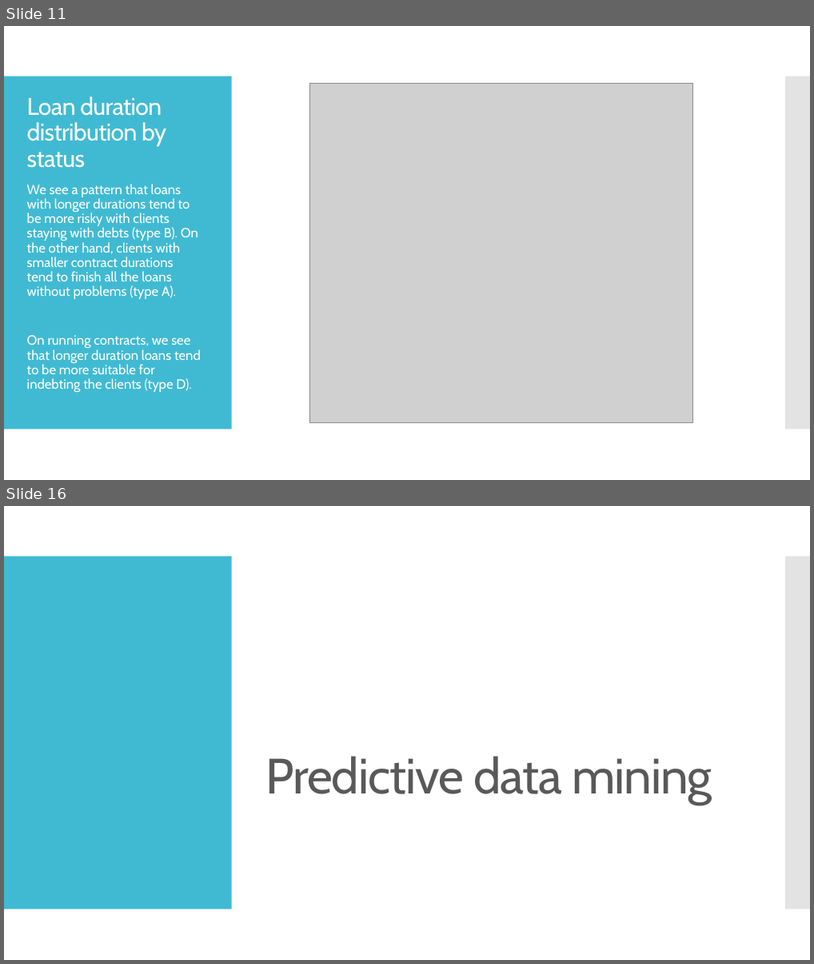
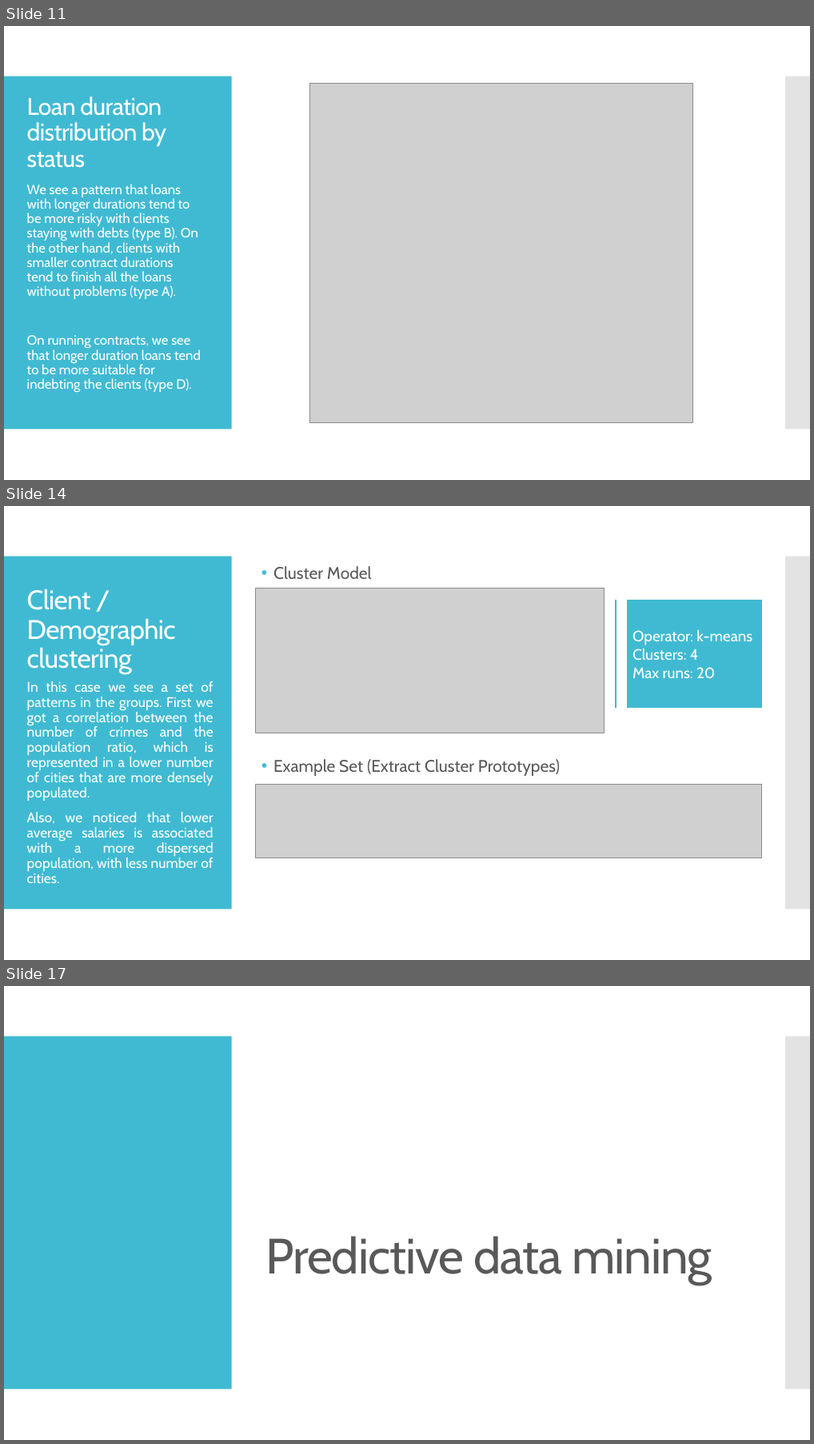
Before and after one commit to jpdias/banking-dm-case-study, a slide deck: Banking Data Mining.pptx. Shown one above the other, each under a label of ours: slides 11 and 16 before the commit, slides 11, 14 and 17 after it; the slides between them are not shown. The pictures are 814x964 and 814x1444 pixels, drawn with LibreOffice and Linux fonts; fonts in the diff are those of the drawing; grey boxes stand for pictures. Boxes give left, top, right and bottom in pixels: in the first picture for what was removed or moved away, otherwise in the second. Text is boxed around its words. In the diff, an @@ line names an element or a change of style, - is before the commit and + after.

```diff
--- a/Banking Data Mining.pptx
+++ b/Banking Data Mining.pptx
@@ slide 14 added at [4,506,810,960], background #FFFFFF; not listed: 2 template elements that a slide beside it also shows @@
@@ text added at [274,566,372,580], 20 pt, text #595959 @@
+• Cluster Model
@@ title added at [27,589,176,674], 32 pt, text #FFFFFF @@
+Client / Demographic clustering
@@ picture added at [256,588,605,733] @@
@@ line added from (616, 600) to (616, 708), #40BAD2 2.25 pt @@
@@ accent callout added at [627,600,762,708], fill #40BAD2, outline #2F8A9B 0.85 pt, 18 pt, text #FFFFFF @@
+Operator: k-means
+Clusters: 4
+Max runs: 20
@@ text added at [27,681,214,883], 16.6 pt, text #FFFFFF @@
+In this case we see a set of patterns in the groups. First we got a correlation between the number of crimes and the population ratio, which is represented in a lower number of cities that are more densely populated.
+Also, we noticed that lower average salaries is associated with a more dispersed population, with less number of cities.
@@ text added at [274,759,560,776], 20 pt, text #595959 @@
+• Example Set (Extract Cluster Prototypes)
@@ picture added at [256,784,762,857] @@
@@ what was slide 16 is now slide 17 @@
```
Also in this commit, not shown: 3 slides changed, 5 other slides added, 3 slides removed, 16 other files.
